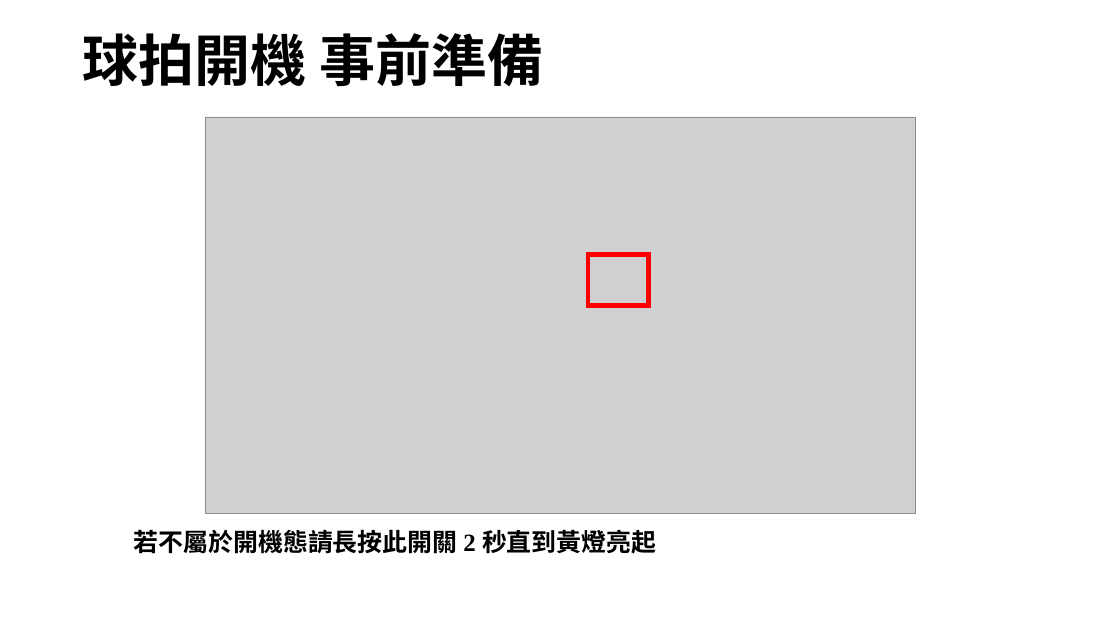
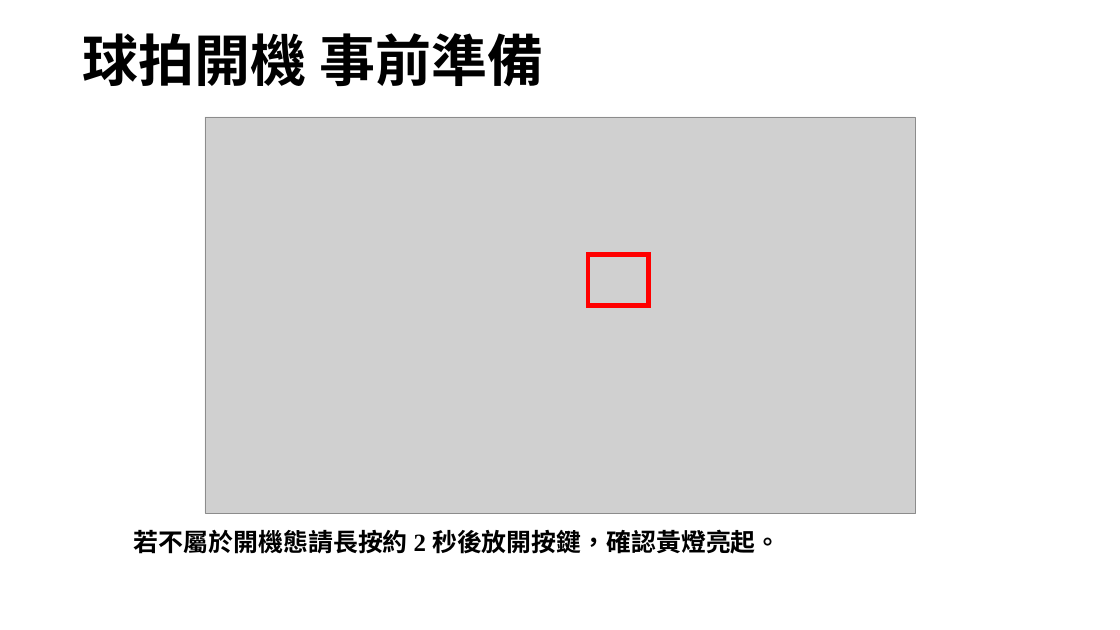
Before and after one commit to ASAS0326/ble_Super_Smart_Racket, a slide deck: slide 7 of Super_Smart_Racket使用手冊 .pptx. Drawn at 1120x630 pixels with LibreOffice and Linux fonts; fonts in the diff are those of the drawing; grey boxes stand for pictures; background and template pictures are left out. Boxes give left, top, right and bottom in pixels: in the first picture for what was removed or moved away, otherwise in the second. Text is boxed around its words. In the diff, an @@ line names an element or a change of style, - is before the commit and + after.

```diff
--- a/Super_Smart_Racket使用手冊 .pptx
+++ b/Super_Smart_Racket使用手冊 .pptx
@@ text at [134,529,781,554]: text changed @@
-若不屬於開機態請長按此開關 2 秒直到黃燈亮起
+若不屬於開機態請長按約 2 秒後放開按鍵，確認黃燈亮起。
```
Also in this commit, not shown: 9 other slides changed, 1 other file.
